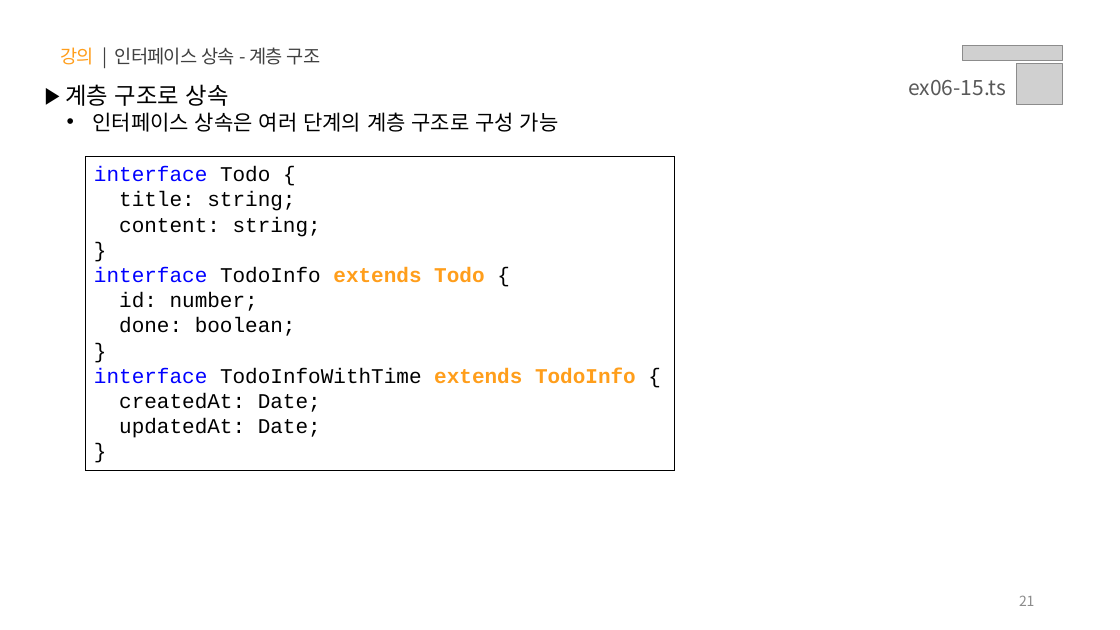
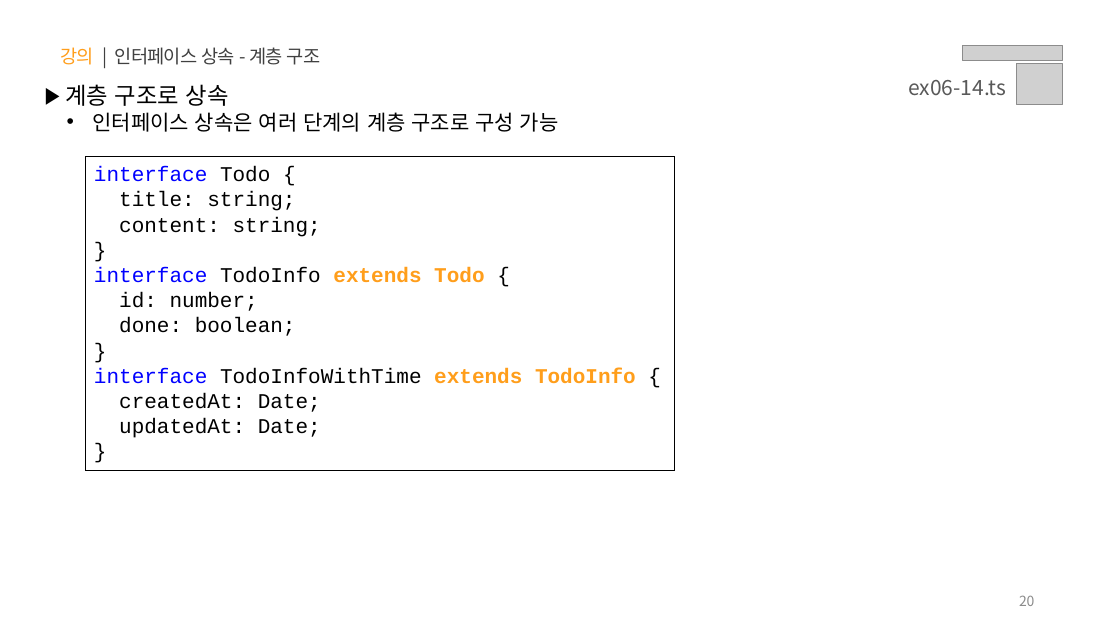
Before and after one commit to yebin-jeong/learn-js, a slide deck: slide 20 of PPT/06.자바스크립트 - 타입스크립트.pptx (slide 21 before the commit). Drawn at 1120x630 pixels with LibreOffice and Linux fonts; fonts in the diff are those of the drawing; grey boxes stand for pictures. Boxes give left, top, right and bottom in pixels: in the first picture for what was removed or moved away, otherwise in the second. Text is boxed around its words. In the diff, an @@ line names an element or a change of style, - is before the commit and + after.

```diff
--- a/PPT/06.자바스크립트 - 타입스크립트.pptx
+++ b/PPT/06.자바스크립트 - 타입스크립트.pptx
@@ text at bbox=[908, 80, 1006, 95]: text changed @@
-ex06-15.ts
+ex06-14.ts
@@ page number at bbox=[1019, 595, 1035, 606]: text changed @@
-21
+20
```
Also in this commit, not shown: 19 other slides changed, 3 slides added, 1 slide removed.
